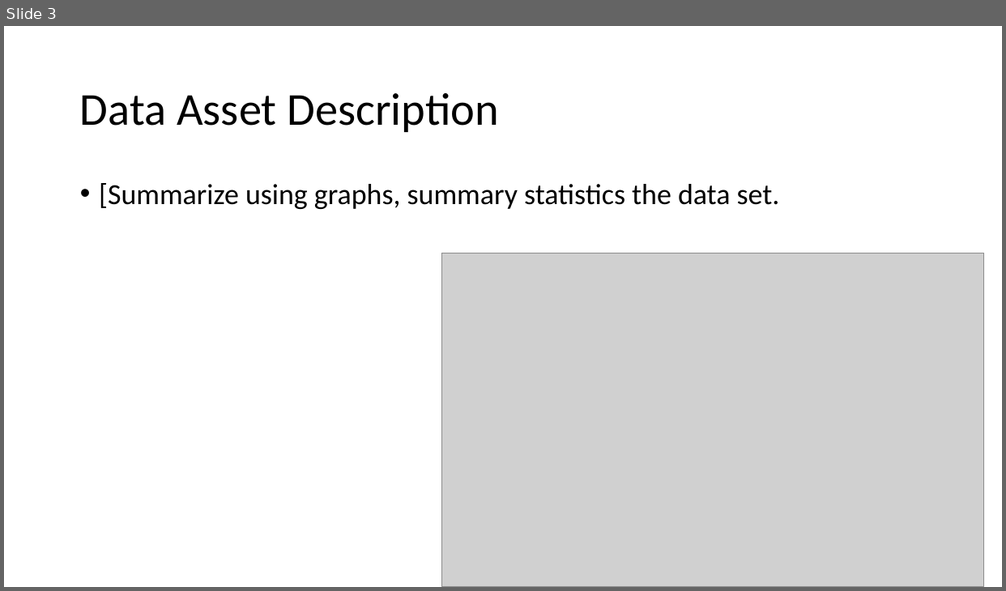
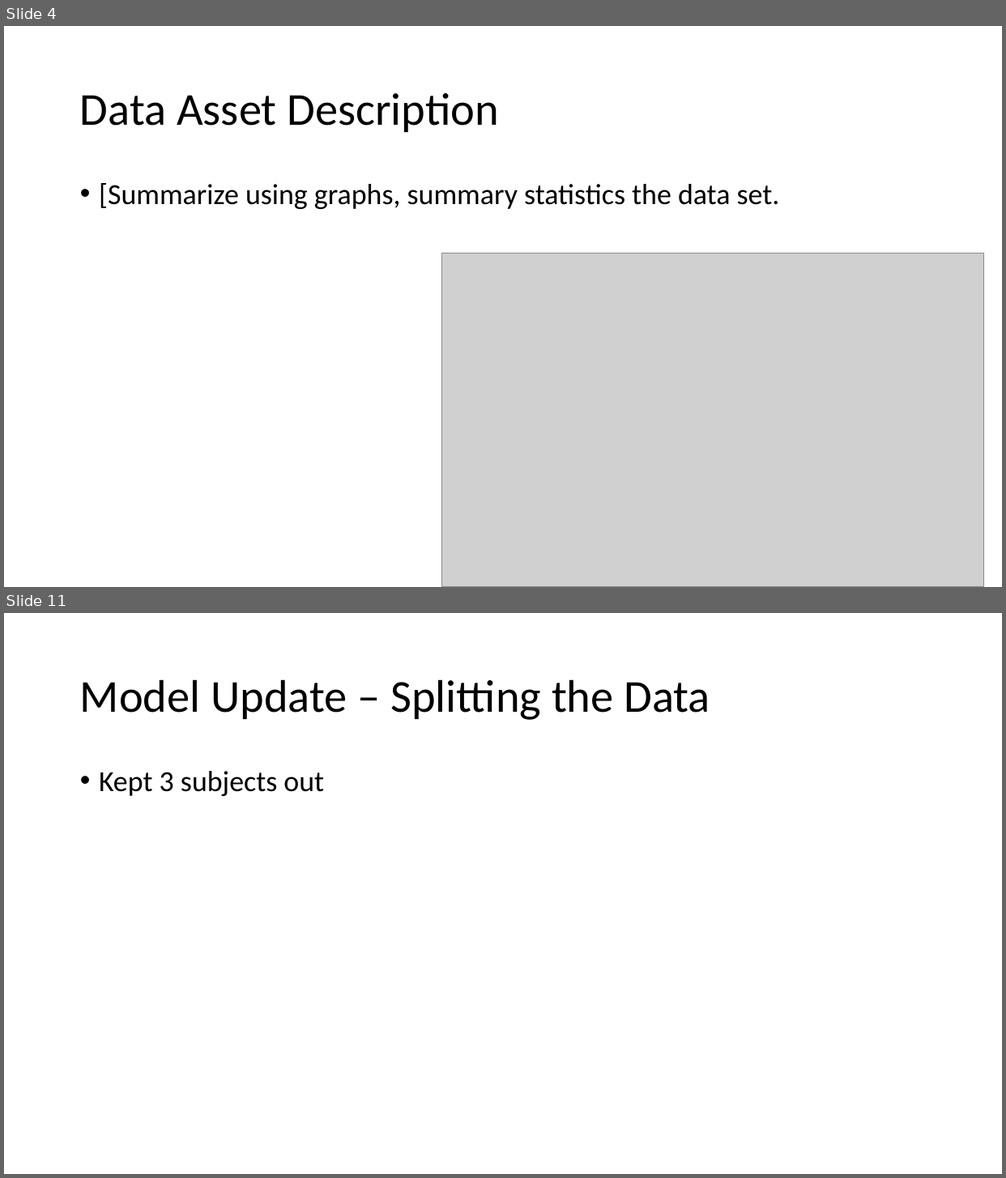
Before and after one commit to donaldsonm731/Asthma_Prediction, a slide deck: Mid_Semester_Pres.pptx. Shown one above the other, each under a label of ours: slide 3 before the commit, slides 4 and 11 after it; the slides between them are not shown. The pictures are 1006x591 and 1006x1178 pixels, drawn with LibreOffice and Linux fonts; fonts in the diff are those of the drawing; grey boxes stand for pictures. Boxes give left, top, right and bottom in pixels: in the first picture for what was removed or moved away, otherwise in the second. Text is boxed around its words. In the diff, an @@ line names an element or a change of style, - is before the commit and + after.

```diff
--- a/Mid_Semester_Pres.pptx
+++ b/Mid_Semester_Pres.pptx
@@ slide 11 added at <box>4,613,1002,1174</box>, background #FFFFFF @@
@@ title added at <box>80,679,710,720</box>, 44 pt, text #000000 @@
+Model Update – Splitting the Data
@@ text added at <box>99,771,324,796</box>, 28 pt, text #000000 @@
+• Kept 3 subjects out
@@ what was slide 3 is now slide 4 @@
```
Also in this commit, not shown: 4 slides changed, 8 other slides added, 1 other file.
